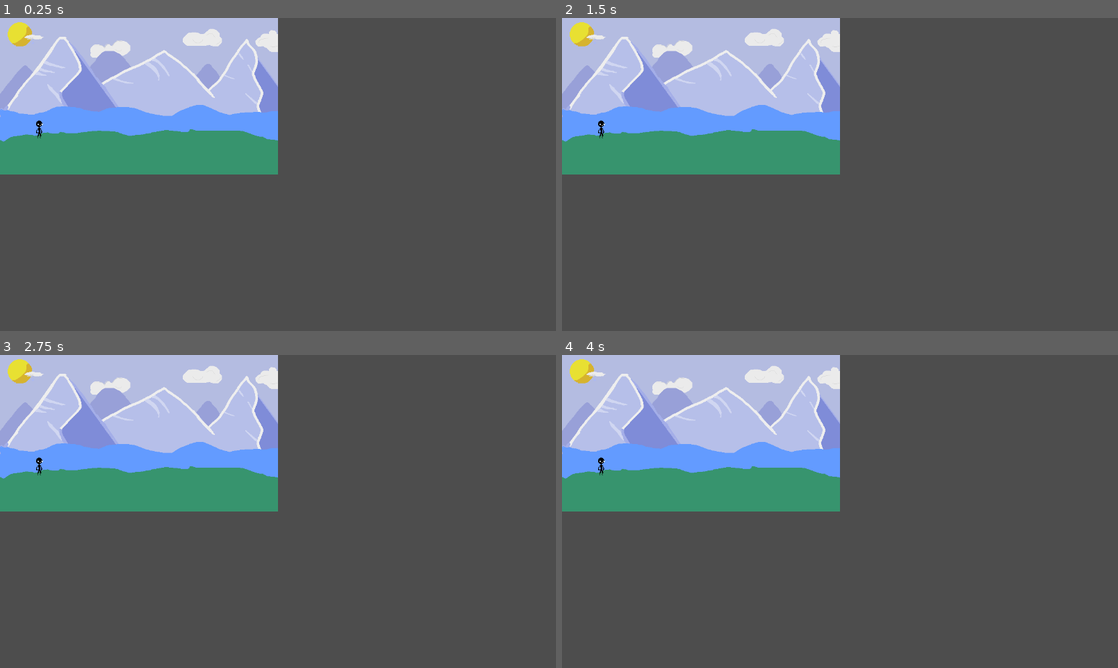
Above: before the commit, frames 1-4 (two rows, left to right).
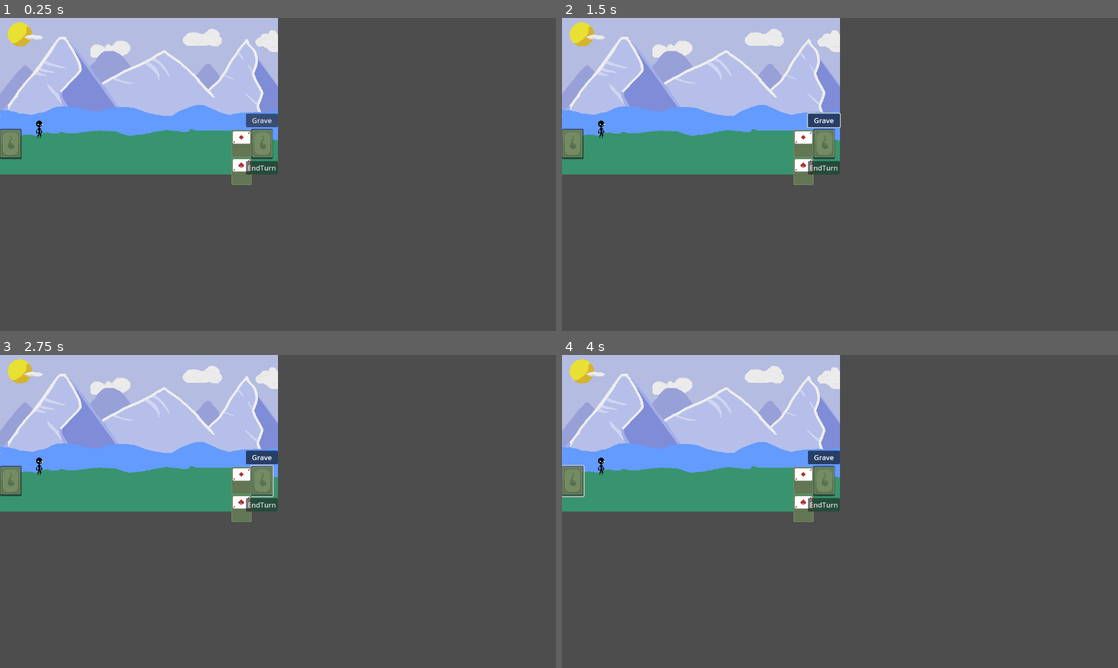
Above: after the commit, the same moments.

Repository: Morph1s/Psychopompos
Game: Godot game, scene res://scenes/encounters/battle.tscn
The game is run twice, just before and just after one commit, with the same random seed, the same clock (stepped at 60 frames per second) and the same inputs. This scene is started directly instead of the project's main scene.
Inputs (mouse positions are in pixels of both pictures, inside the frame that each line leads up to):
- Up to frame 1 (0.25 s): no input
- Up to frame 2 (1.5 s): click (573, 143) at 0.52 s; click (823, 121) at 1.25 s, where only the run after the commit has a clickable "Grave"
- Up to frame 3 (2.75 s): click (261, 480) at 2.02 s
- Up to frame 4 (4 s): click (823, 505) at 2.75 s, where only the run after the commit has a clickable "EndTurn"; click (573, 480) at 3.52 s

The runs differ from the first frame. In frame 1, 1.8% of the frame differs, in the area x 0-50%, y 30-54%; in frame 2, 1.9%; in frame 3, 1.9%; in frame 4, 1.9%.

Commit message:
feat: Battel-UI correct display of sprites still in progress

Diff:
--- a/scenes/encounters/battle.tscn
+++ b/scenes/encounters/battle.tscn
@@ -1,6 +1,7 @@
-[gd_scene load_steps=4 format=3 uid="uid://ckurrpodkua76"]
+[gd_scene load_steps=5 format=3 uid="uid://ckurrpodkua76"]
 
 [ext_resource type="Texture2D" uid="uid://dgaagv3k6cqil" path="res://assets/graphics/background/placeholder_canvas1.png" id="1_pfikb"]
+[ext_resource type="Texture2D" uid="uid://bjv6l3pqqnc1y" path="res://assets/graphics/cards/placeHolder_cards1.png" id="2_5ildr"]
 [ext_resource type="Script" uid="uid://4s8qo2wk58lm" path="res://scripts/battle/card_handler.gd" id="2_8apll"]
 [ext_resource type="PackedScene" uid="uid://6wnlmm80st27" path="res://scenes/characters/test_character.tscn" id="2_cymlh"]
 
@@ -11,9 +12,81 @@
 centered = false
 
 [node name="CardHandler" type="Node2D" parent="." groups=["card_piles"]]
+position = Vector2(152, 266)
 script = ExtResource("2_8apll")
 
+[node name="CardUI" type="Control" parent="CardHandler"]
+layout_mode = 3
+anchors_preset = 12
+anchor_top = 1.0
+anchor_right = 1.0
+anchor_bottom = 1.0
+offset_left = -152.0
+offset_top = -46.0
+offset_right = 488.0
+offset_bottom = 94.0
+grow_horizontal = 2
+grow_vertical = 0
+size_flags_horizontal = 4
+size_flags_vertical = 4
+
+[node name="CardInterface" type="HBoxContainer" parent="CardHandler/CardUI"]
+layout_mode = 1
+anchors_preset = 15
+anchor_right = 1.0
+anchor_bottom = 1.0
+grow_horizontal = 2
+grow_vertical = 2
+
+[node name="DrawPile" type="Button" parent="CardHandler/CardUI/CardInterface"]
+custom_minimum_size = Vector2(50, 70)
+layout_mode = 2
+size_flags_horizontal = 0
+size_flags_vertical = 4
+
+[node name="BackCardImage" type="Sprite2D" parent="CardHandler/CardUI/CardInterface/DrawPile"]
+position = Vector2(-53, 2)
+texture = ExtResource("2_5ildr")
+centered = false
+offset = Vector2(5, 0)
+
+[node name="Hand" type="HBoxContainer" parent="CardHandler/CardUI/CardInterface"]
+custom_minimum_size = Vector2(50, 0)
+layout_mode = 2
+size_flags_horizontal = 3
+
+[node name="RightSide" type="VBoxContainer" parent="CardHandler/CardUI/CardInterface"]
+custom_minimum_size = Vector2(50, 0)
+layout_mode = 2
+size_flags_horizontal = 8
+
+[node name="Grave" type="Button" parent="CardHandler/CardUI/CardInterface/RightSide"]
+layout_mode = 2
+size_flags_vertical = 0
+toggle_mode = true
+text = "Grave"
+
+[node name="DiscardPile" type="Button" parent="CardHandler/CardUI/CardInterface/RightSide"]
+custom_minimum_size = Vector2(50, 70)
+layout_mode = 2
+size_flags_horizontal = 4
+size_flags_vertical = 4
+
+[node name="FrontCardImage" type="Sprite2D" parent="CardHandler/CardUI/CardInterface/RightSide/DiscardPile"]
+position = Vector2(18, 66)
+texture = ExtResource("2_5ildr")
+
+[node name="EndTurnButton" type="Button" parent="CardHandler/CardUI/CardInterface/RightSide"]
+layout_mode = 2
+size_flags_horizontal = 8
+text = "EndTurn"
+
 [node name="EnemyHandler" type="Node2D" parent="."]
+position = Vector2(0, 20)
 
 [node name="PlayerCharacter" parent="." instance=ExtResource("2_cymlh")]
 position = Vector2(90, 260)
+
+[connection signal="button_up" from="CardHandler/CardUI/CardInterface/DrawPile" to="CardHandler" method="_on_draw_pile_button_up"]
+[connection signal="button_up" from="CardHandler/CardUI/CardInterface/RightSide/DiscardPile" to="CardHandler" method="_on_discard_pile_button_up"]
+[connection signal="button_up" from="CardHandler/CardUI/CardInterface/RightSide/EndTurnButton" to="CardHandler" method="_on_end_turn_button_button_up"]
--- a/scripts/battle/card_handler.gd
+++ b/scripts/battle/card_handler.gd
@@ -1,5 +1,9 @@
 class_name CardHandler
 extends Node2D
+
+signal display_draw_pile
+signal display_discard_pile
+signal end_turn
 
 var draw_pile: Array[CardType]
 var discard_pile: Array[CardType] = []
@@ -19,3 +23,16 @@
 
 func initialize() -> void:
 	draw_pile.append_array(STARTING_DECK)
+
+
+
+func _on_draw_pile_button_up() -> void:
+	display_draw_pile.emit()
+
+
+func _on_discard_pile_button_up() -> void:
+	display_discard_pile.emit()
+
+
+func _on_end_turn_button_button_up() -> void:
+	end_turn.emit()
